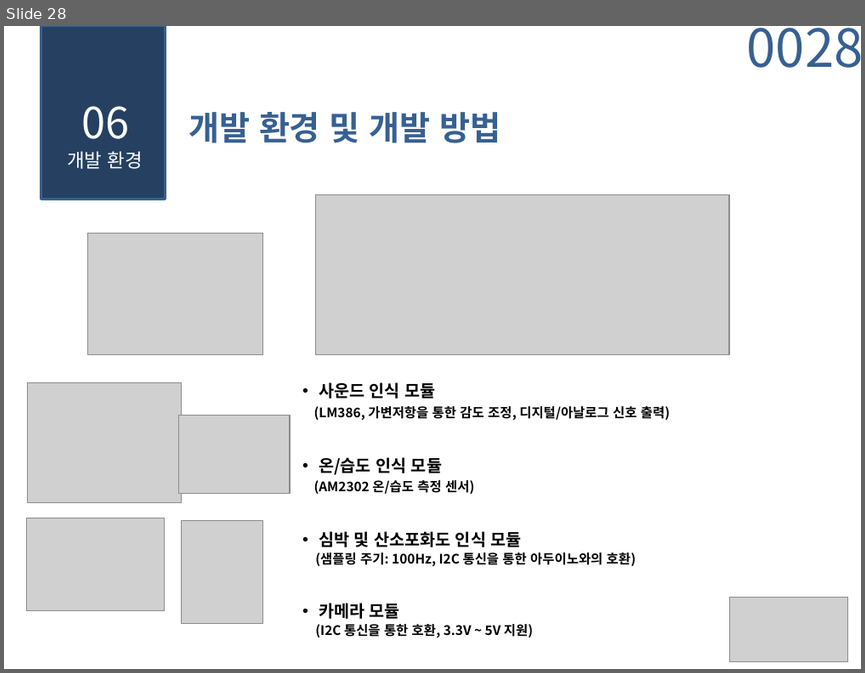
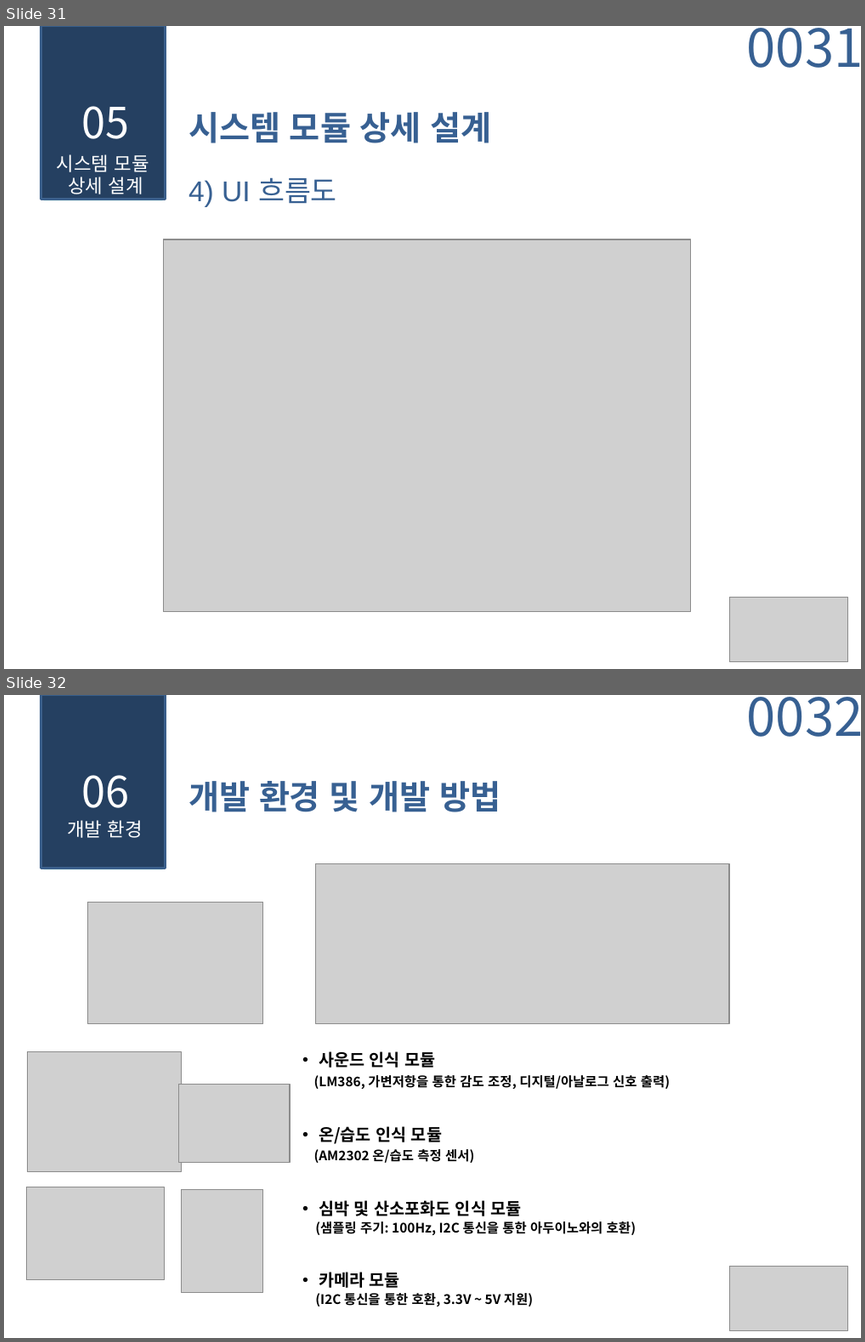
Before and after one commit to fluxion95/nottoolate, a slide deck: 졸업 연구 설계서(조항민,장윤미,박지은).pptx. Shown one above the other, each under a label of ours: slide 28 before the commit, slides 31 and 32 after it. The pictures are 865x673 and 865x1342 pixels, drawn with LibreOffice and Linux fonts; fonts in the diff are those of the drawing; grey boxes stand for pictures; background and template pictures are left out. Boxes give left, top, right and bottom in pixels: in the first picture for what was removed or moved away, otherwise in the second. Text is boxed around its words. In the diff, an @@ line names an element or a change of style, - is before the commit and + after.

Commit message:
졸업 연구 설계서
최종 완성본

```diff
--- a/졸업 연구 설계서(조항민,장윤미,박지은).pptx
+++ b/졸업 연구 설계서(조항민,장윤미,박지은).pptx
@@ slide 31 added at [4, 26, 861, 669], background #FFFFFF; not listed: 1 template element that a slide beside it also shows @@
@@ rectangle added at [41, 26, 166, 199], fill #254061, outline #3A5F8C 2 pt @@
@@ page number added at [747, 28, 861, 68], 44 pt, text #376092 @@
+0031
@@ text added at [82, 106, 130, 139], 36 pt, text #FFFFFF @@
+05
@@ text added at [188, 112, 492, 143], 28 pt, text #376092, bold @@
+시스템 모듈 상세 설계
@@ text added at [57, 154, 149, 194], 16 pt, text #FFFFFF @@
+시스템 모듈
+상세 설계
@@ text added at [80, 154, 132, 194], 16 pt, text #FFFFFF, bold @@
+시스템
+구성도
@@ text added at [188, 177, 337, 207], 24 pt, text #376092 @@
+4) UI 흐름도
@@ picture added at [163, 239, 691, 611] @@
@@ picture added at [729, 596, 847, 661] @@
@@ what was slide 28 is now slide 32 @@
@@ page number at [747, 697, 861, 737]: text changed @@
-0028
+0032
```
Also in this commit, not shown: 6 slides changed, 8 other slides added.
